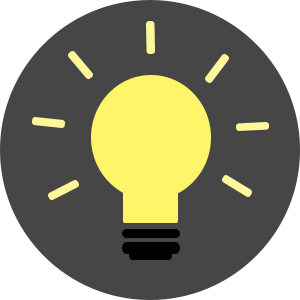
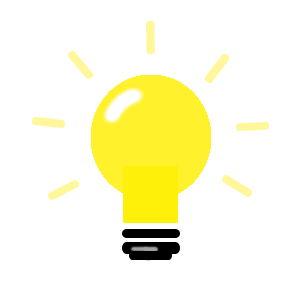
Layered file, before and after one edit (300 × 300). Changes by layer:
added layer "Rounded Rectangle 3 copy 7" above "Vibrance 4" over (100, 54, 229, 262)
painted on "Ellipse 2", unmasked it over (91, 75, 211, 200)
hid "Ellipse 1" over (0, 0, 300, 300)
